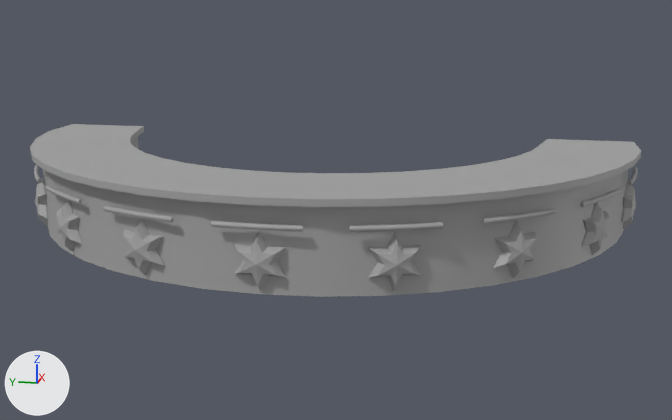
One commit to the FBX model Assets/Art/fbx/INV_Bar_01.fbx: the scene before it, then after it.
Before and after are seen from a 50 mm camera at (-12.88, -2.58, 3.16) aimed at (-1.98, -0.4, 0.43). Lighting does not change. The marker at lower left points along +X, +Y and +Z. Where no turn or scale is listed for an object, it has been applied to the vertices. Vertices at the same position are counted once.

Objects in the first picture: 'INV_Bar_01'.
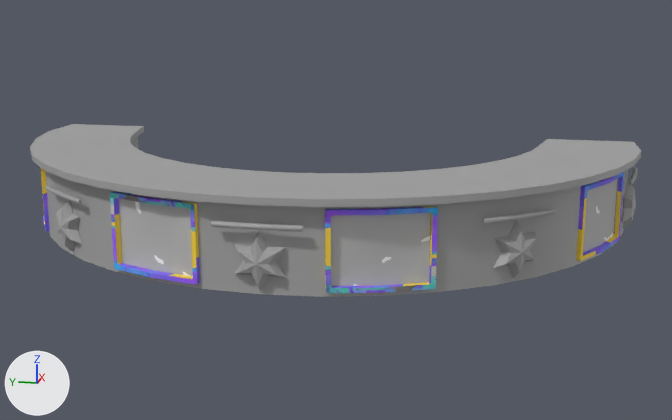
What differs and where, as boxes [x1, y1, x2, y2] in the pictures (672 x 420 px):
part 1 of me_mesh, rebuilt (122% wider, 67% taller): before [124, 219, 164, 275]; after [110, 191, 200, 285]
part 2 of me_mesh, rebuilt (111% wider, 47% taller): before [368, 232, 421, 291]; after [325, 206, 438, 293]
part 3 of me_mesh, deleted: before [350, 222, 444, 232]
part 4 of me_mesh, deleted: before [580, 188, 622, 207]
part 5 of me_mesh, deleted: before [34, 165, 42, 183]
part 6 of me_mesh, deleted: before [103, 206, 173, 222]
part 7 of me_mesh, built on: before [35, 178, 48, 225]; after [40, 167, 50, 233]
part 8 of me_mesh, built on: before [581, 203, 610, 255]; after [574, 172, 624, 266]
part 9 of me_mesh, added: after [110, 190, 204, 289]
part 10 of me_mesh, added: after [320, 204, 442, 297]
part 11 of me_mesh, surface changed: [34, 162, 627, 292] in both

What the commit changed:
Picture 'T_CenterPiece_Mirror_01_C.png' (img_t_centerpiece_mirror_01_c_png) is new.
Picture 'INV_SlotMachine_01_L_lambert11_AlbedoTransparency.png' (img_inv_slotmachine_01_l_lambert11_albedotransparency_png) is new.
Material 'INV_Wall_Vinho' (mat_inv_wall_vinho) is new.
Its base color is (0.5, 0.5, 0.5) (grey #bcbcbc).
Its roughness is 0.749.
Material 'M_Screen' (mat_m_screen) is new.
Its texture is img_t_centerpiece_mirror_01_c_png.
Its roughness is 0.749.
Material 'SlotMahcine' (mat_slotmahcine) is new.
Its texture is img_inv_slotmachine_01_l_lambert11_albedotransparency_png.
Its roughness is 0.749.
me_mesh is used by ob_inv_bar_01; location (0.0, 0.0, 0.0).
me_mesh had 1551 vertices, 1612 faces and spanned x -4.14..0.08, y -4.11..4.11, z 0.0..1.06.
me_mesh now has 1455 vertices, 1468 faces and spans x -4.14..0.08, y -4.11..4.11, z 0.0..1.06.
me_mesh part 1: the loose piece of 37 vertices spanning x -3.91..-3.6, y 1.11..1.63, z 0.04..0.69 is rebuilt with 89 vertices and now spans x -3.99..-3.58, y 0.68..1.79, z 0.05..0.93.
me_mesh part 2: the loose piece of 37 vertices spanning x -3.91..-3.6, y -1.63..-1.11, z 0.04..0.69 is rebuilt with 89 vertices and now spans x -3.99..-3.58, y -1.79..-0.68, z 0.05..0.93.
me_mesh part 3: the loose piece of 112 vertices spanning x -4.01..-3.63, y -1.85..-0.94, z 0.72..0.78 is deleted.
me_mesh part 4: the loose piece of 112 vertices spanning x -2.46..-1.61, y -3.78..-3.26, z 0.72..0.78 is deleted.
me_mesh part 5: the loose piece of 112 vertices spanning x -2.46..-1.61, y 3.26..3.78, z 0.72..0.78 is deleted.
me_mesh part 6: the loose piece of 112 vertices spanning x -4.01..-3.63, y 0.94..1.85, z 0.72..0.78 is deleted.
me_mesh part 7: 37 vertices removed from x -2.24..-1.76, y 3.29..3.64, z 0.04..0.69; 125 vertices added at x -2.33..-1.15, y 3.03..3.83, z 0.05..0.93.
me_mesh part 8: 37 vertices removed from x -2.24..-1.76, y -3.64..-3.29, z 0.04..0.69; 125 vertices added at x -2.33..-1.21, y -3.83..-3.02, z 0.05..0.93.
me_mesh part 9: 36 vertices added at x -3.93..-3.25, y 0.66..1.72, z 0.11..0.88.
me_mesh part 10: 36 vertices added at x -3.93..-3.25, y -1.72..-0.66, z 0.11..0.88.
me_mesh part 11: 199 kept faces spanning x -4.14..0.08, y -4.09..4.09, z 0.0..1.06 get new texture (UV) coordinates.
me_mesh part 12: the surface is now shaded flat.
me_mesh now uses material mat_m_screen (picture img_t_centerpiece_mirror_01_c_png).
me_mesh now uses material mat_inv_wall_vinho (grey #bcbcbc).
me_mesh now uses material mat_slotmahcine (picture img_inv_slotmachine_01_l_lambert11_albedotransparency_png).
